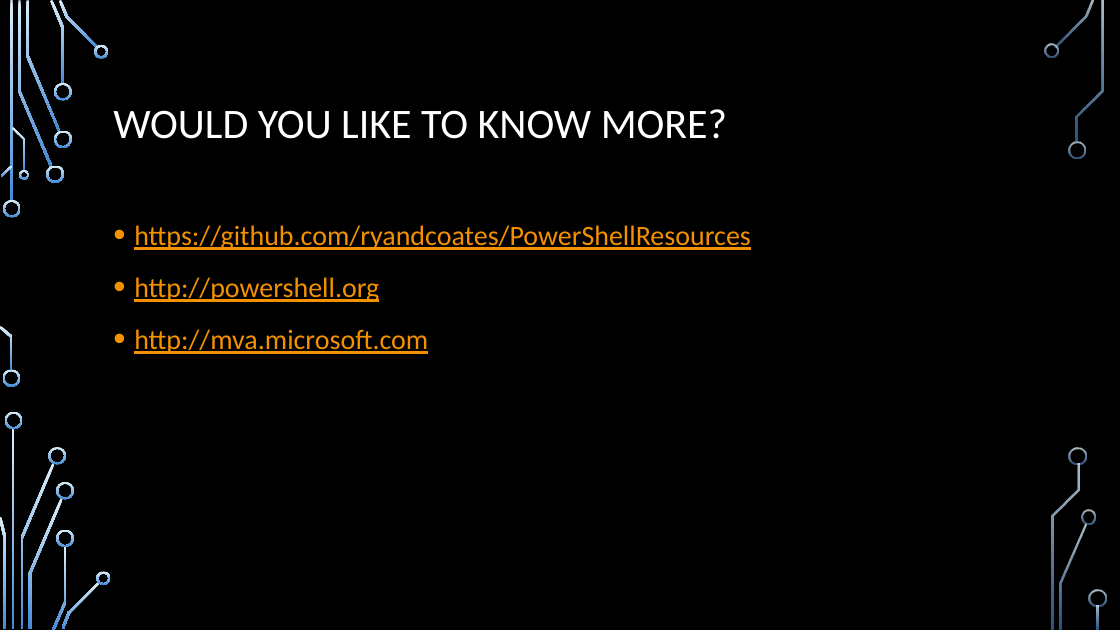
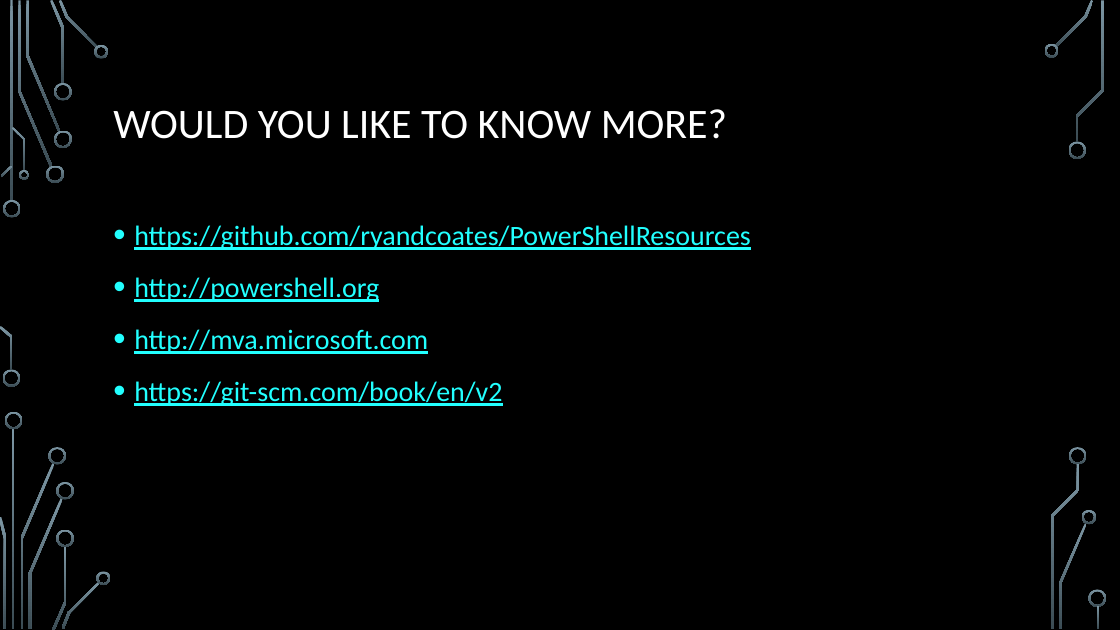
Before and after one commit to ryandcoates/code4sysadmins, a slide deck: slide 30 of Coding for System Administrators.pptx (slide 27 before the commit). Drawn at 1120x630 pixels with LibreOffice and Linux fonts; fonts in the diff are those of the drawing; background and template pictures are left out. Boxes give left, top, right and bottom in pixels: in the first picture for what was removed or moved away, otherwise in the second. Text is boxed around its words. In the diff, an @@ line names an element or a change of style, - is before the commit and + after.

```diff
--- a/Coding for System Administrators.pptx
+++ b/Coding for System Administrators.pptx
@@ fill gradient #DBEFF9 to #448AD7 to gradient #7C96A3 to #3B4C54 in 36 elements at (3, 200, 21, 218), (3, 370, 20, 387), (18, 1, 52, 167), (46, 166, 64, 183), (26, 1, 60, 132), (50, 0, 65, 84), (54, 130, 71, 148), (54, 83, 71, 101), (59, 0, 97, 49), (94, 45, 109, 58), (1, 166, 13, 177), (0, 326, 13, 371), (12, 127, 25, 171), (18, 170, 29, 180), (13, 429, 15, 629), (20, 463, 54, 628), (5, 412, 23, 429), (0, 517, 6, 628), (49, 447, 66, 465), (29, 498, 63, 629), (52, 546, 66, 630), (56, 482, 74, 500), (56, 529, 74, 547), (61, 581, 100, 629), (97, 571, 111, 585), (1055, 0, 1094, 47), (1044, 44, 1059, 58), (1069, 141, 1086, 159), (1060, 523, 1087, 629), (1082, 510, 1096, 524), (1076, 1, 1104, 143), (1070, 447, 1087, 465), (1051, 464, 1080, 629), (1089, 590, 1107, 607), (1097, 606, 1100, 629), (10, 1, 13, 202) @@
@@ text at (134, 225, 751, 354): text colour #F49100 to #22FFFF in "https://github.com/ryandcoates/PowerShellResources", "http://powershell.org", "http://mva.microsoft.com" @@
@@ text at (134, 381, 502, 406): paragraph added @@
+• https://git-scm.com/book/en/v2
```
Also in this commit, not shown: 26 other slides changed, 3 slides added.
